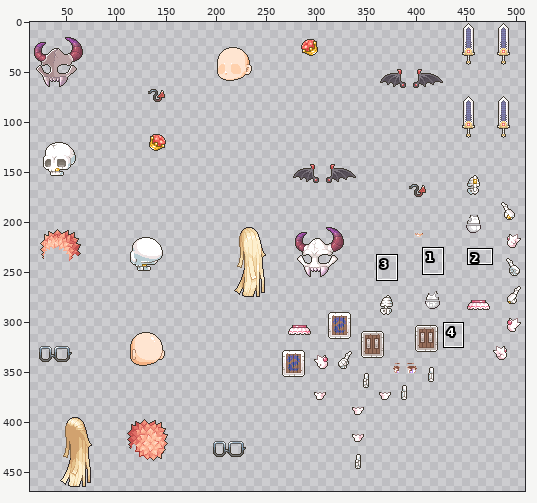
Sprite sheet -- resources/dragonbones/bones_human01_tex.png. The picture above shows the old version from afar; the outline marks the close-up.
Close-up. First the earlier version:
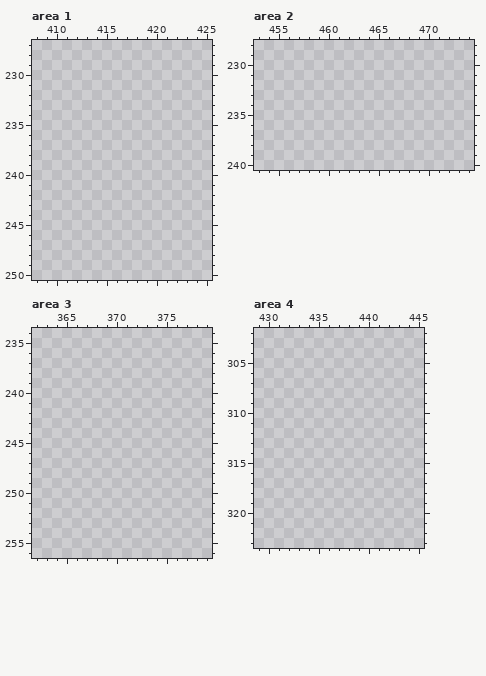
The file is 512x512 pixels. Colours within 5 levels of each other are drawn and written as one. Shown: area 1: x 408..425, y 227..250; area 2: x 453..474, y 228..240; area 3: x 362..379, y 234..256; area 4: x 429..445, y 302..323. The old version is drawn lined up with the new one. The wide view leaves out empty margins. The commit also changed other parts of the picture, which this record leaves out.
Palette (. is transparent): 
Once edited:
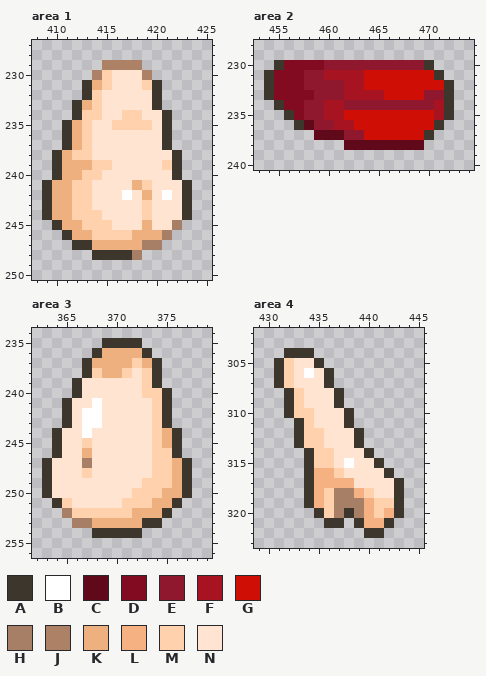
Colours new in this view: A #3c362d  B #ffffff  C #5f091a  D #820a21  E #8f172e  F #a81322  G #cf0f06  H #a77f67  J #ad8165  K #efb07f  L #f5b182  M #ffd1ad  N #ffe5d1
The edit:
drawings rearranged on the sheet (the old picture shows each at its new place; 10 dropped ones are not shown)
Changed rows in their new state; - is an unchanged pixel.
Area 1:
first column x 409:
229 ------JJJJ-----
230 -----JMNNNJ----
231 ----AKMNNNMA---
232 ----AMNNNNNA---
233 ---AKMNNNNNA---
234 ---AMMNNMMNNA--
235 --AKMNNMMMMNA--
236 --AKMNNNNNNNA--
237 --AKMNNNNNNNA--
238 -AKMMNNNNNNNNA-
239 -AKKKMMNNNNNMA-
240 -AKKMMNNNNNNNA-
241 AKKMMNNNNKMNNNA
242 AKKMMNNNBNKNBNA
243 AKKMMNNNNNMNNNA
244 AKKMMMNNNNMNNNA
245 -AKKMMMNNNKNNH-
246 --AKKMMMMKKKH--
247 ---AAKKKKKHH---
248 -----AAAAH-----
Area 2:
first column x 454:
230 -ADDDDEEEEEEEEEEA--
231 ADDDEEFFFFGGGGGGGA-
232 ADDDEEEEFFGGGGGGGGA
233 ADDDDEEEFFFFGGGGEEA
234 -ADDEEFFEEEEEEEEEFA
235 --ADEEFFGGGGGGGGGFA
236 ---ACEEFFGGGGGGGGA-
237 -----CCCEEGGGGGGA--
238 --------CCCCCCCC---
Area 3:
first column x 363:
235 ------AAAA-----
236 -----AKKKKA----
237 ----AKKKKMKA---
238 ----AMKKMNMA---
239 ---ANNNNNNMA---
240 ---ANNNNNNMMA--
241 --ANNBNNNNNMA--
242 --ANBBNNNNNMA--
243 --ANBBNNNNNMA--
244 -ANNBNNNNNNMKA-
245 -ANNMNNNNNNMKA-
246 -ANNKNNNNNNMMA-
247 ANNNHNNNNNNMMKA
248 ANNNMNNNNNNMMKA
249 ANNNNNNNNNMMMKA
250 ANNNNNNNNMMMKKA
251 -AMNNNNNMMMKKA-
252 --HMMMMMMKKKA--
253 ---HHKKKKKAA---
254 -----AAAAA-----
Area 4:
first column x 431:
304 -AAA---------
305 AMNNA--------
306 AMNBNA-------
307 AMNNNA-------
308 -AMNNNA------
309 -AMNNNA------
310 -AMMNNNA-----
311 --AMNNNA-----
312 --AMMNNNA----
313 --AMMNNNA----
314 ---AMMNNNA---
315 ---AMMNBNNA--
316 ---ALLMNNNNA-
317 ---ALLLLNNNNA
318 ---ALMHHLMNNA
319 ---ALMHHHLMMA
320 ----AMHAHLMLA
321 -----AA-ALLA-
322 ---------AA--
Pixel boxes of the changes (left, top, right, bottom) in both close-ups:
added: (42, 60, 192, 260)
added: (264, 60, 454, 150)
added: (42, 338, 192, 538)
added: (274, 348, 404, 538)
